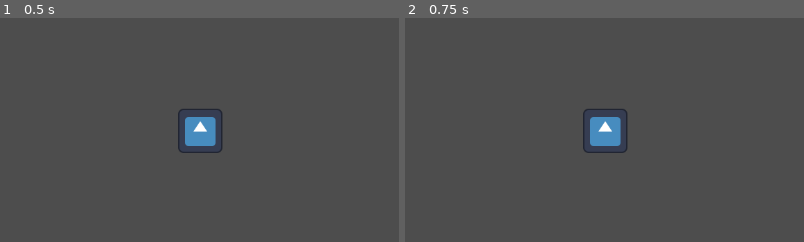
Above: before the commit, frames 1-2 (left to right).
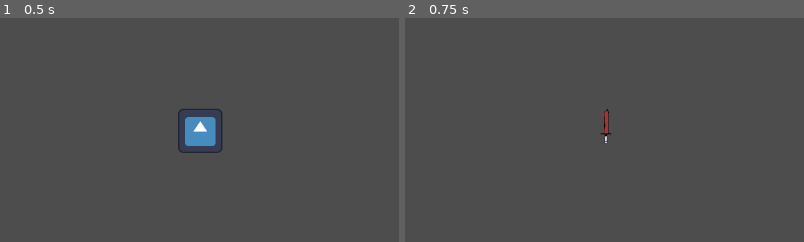
Above: after the commit, the same moments.

Repository: SATTEM/project-X
Game: Godot game, scene res://scenes/game.tscn
Same seed, same stepped clock (60 frames per second), same inputs: the game is played once before the commit and once after it. The engine's default icon, where the game draws it, is replaced by a stand-in: a white triangle on a blue panel in a dark square.
Inputs:
- Up to frame 1 (0.5 s): no input
- Up to frame 2 (0.75 s): tap Enter (ui_accept) at 0.5 s
The pictures show only the part of the screen within x 25-75%, y 2-51%; the shares and areas given below are measured in that part.

Frame 1 is identical in both runs. In frame 2, 1.3% of the frame differs, in the area x 44-56%, y 40-61%.
Error before the commit: Parse Error: Too few arguments for "play_card_on_target()" call. Expected at least 2 but received 1. (res://scripts/managers/battle_manager.gd:20)

Commit message:
chore: merge i1-t3 and i1-t4

Diff:
--- a/scenes/cards/card.tscn
+++ b/scenes/cards/card.tscn
@@ -2,6 +2,5 @@
 
 [ext_resource type="Script" uid="uid://g7v0lbffmnc0" path="res://scripts/cards/card.gd" id="1_d81rb"]
 
-
 [node name="Card" type="Node2D" unique_id=1726885061]
 script = ExtResource("1_d81rb")
--- a/scenes/game.tscn
+++ b/scenes/game.tscn
@@ -5,6 +5,8 @@
 [ext_resource type="Script" uid="uid://bkhjs6impq3th" path="res://scripts/cards/card_resource.gd" id="3_lbhrr"]
 [ext_resource type="PackedScene" uid="uid://c648wudl7a2a4" path="res://scenes/characters/player.tscn" id="4_iywne"]
 [ext_resource type="PackedScene" uid="uid://dvfgaqmdcuuke" path="res://scenes/characters/monster.tscn" id="4_lbhrr"]
+[ext_resource type="Texture2D" uid="uid://bkrbmxfytd6wb" path="res://assets/art/intents/attack.png" id="5_p57ef"]
+[ext_resource type="Texture2D" uid="uid://cyc8b4s7m7hky" path="res://icon.svg" id="6_u5sy4"]
 
 [sub_resource type="Resource" id="Resource_lbhrr"]
 script = ExtResource("3_lbhrr")
@@ -19,6 +21,10 @@
 
 [node name="Monster" parent="." unique_id=25191756 instance=ExtResource("4_lbhrr")]
 position = Vector2(580, 228)
+intent_textures = Dictionary[String, Texture2D]({
+"attack": ExtResource("5_p57ef"),
+"defend": ExtResource("6_u5sy4")
+})
 
 [node name="Player" parent="." unique_id=1281873703 node_paths=PackedStringArray("default_card") instance=ExtResource("4_iywne")]
 default_card = NodePath("../Card")
--- a/scripts/cards/card.gd
+++ b/scripts/cards/card.gd
@@ -37,7 +37,7 @@
 
 
 func play() -> void:
-	played.emit()
+	played.emit(self)
 
 #func clicked():
 	#print("你点击了卡牌。")
--- a/scripts/characters/character.gd
+++ b/scripts/characters/character.gd
@@ -6,8 +6,8 @@
 signal drawing(count: int)
 signal character_died(character: Character)
 signal turn_ended(character: Character)
-signal block_changed(new_block: int)
-signal health_changed(new_health: int)
+signal block_changed(character: Character, new_block: int)
+signal health_changed(character: Character, new_health: int)
 
 var hand: Array[Card] #手牌
 var _health: int = 100 # 幕后生命值变量
@@ -15,7 +15,7 @@
 	get: return _health
 	set(value):
 		_health = min(health_max, max(0, value))
-		health_changed.emit(_health)
+		health_changed.emit(self, _health)
 var health_max: int = 100 # 最大生命值
 var sprite: Sprite2D # 立绘
 var block_max: int = 999 # 最大格挡值
@@ -24,7 +24,7 @@
 	get: return _block
 	set(value):
 		_block = min(block_max, max(0, value))
-		block_changed.emit(_block)
+		block_changed.emit(self, _block)
 
 
 
@@ -63,14 +63,13 @@
 
 
 func take_damage(amount: int) -> void:
-	## 受击扣血：先扣格挡值,格挡值减少0再减少角色血量，若血量低于0则设置为0并发出角色死亡信号
+	## 受击扣血：先扣格挡值,格挡值减少，若为0则再减少角色血量，若血量低于0则设置为0并发出角色死亡信号
 	## effect
 	if block >= amount:
 		block -= amount
 	else:
 		health -= amount - block
 		block = 0
-	health_changed.emit(health)
 	if health <= 0:
 		health = 0
 		character_died.emit(self)
--- a/scripts/characters/monster.gd
+++ b/scripts/characters/monster.gd
@@ -7,7 +7,9 @@
 var intent_value: int = 0
 var energy_slots: Dictionary[GlobalEnums.Element, int] = {GlobalEnums.Element.WATER: 1}
 var energy_slots_max: Dictionary[GlobalEnums.Element, int] = {GlobalEnums.Element.WATER: 2}
+var is_ally: bool = false
 @onready var intent_icon: Sprite2D = $IntentIcon
+@export var intent_textures: Dictionary[String, Texture2D]
 
 
 func init() -> void:
@@ -23,10 +25,8 @@
 	choose_intent(BattleManager.turn_count)
 	intent_changed.emit(intent_type, intent_value)
 	# 根据意图切换意图图标
-	if intent_type == "attack":
-		intent_icon.texture = load("res://assets/art/intents/attack.png")
-	else:
-		intent_icon.texture = load("res://icon.svg")
+	assert(intent_textures.get(intent_type) != null, "No texture for intent type!")
+	intent_icon.texture = intent_textures.get(intent_type)
 	return
 
 
@@ -38,7 +38,7 @@
 
 
 func choose_intent(round_index: int) -> void:
-	## 选择意图，目前按照固定策略循环
+	## 选择意图，目前按照固定策略循环，以后要改成按固定牌组循环
 	if round_index % 2 == 1:
 		intent_type = "attack"
 		intent_value = 6
--- a/scripts/managers/battle_manager.gd
+++ b/scripts/managers/battle_manager.gd
@@ -2,22 +2,22 @@
 ## 战斗管理器脚本
 
 # 通过注册来获取卡牌和角色的引用
-var default_card: Card
 var player: Player
 var turn_queue: Array[Character]
 var active_character: Character = null
 var current_character_index: int = 0
 var battle_over: bool = false
 var turn_count: int = 1
+var can_next_turn: bool = false
 var is_active: bool = false
 
 
-func _on_card_played(card: Card = default_card) -> void:
-	## 结算卡牌实例，这里使用默认卡牌
+func _on_card_played(card: Card) -> void:
+	## 结算卡牌实例
 	# 获取卡牌目标
 	var target: Character = get_card_target()
 	# 对目标使用卡牌
-	card.play_card_on_target(target)
+	card.play_card_on_target(active_character, target)
 	return
 
 
@@ -35,21 +35,26 @@
 	return
 
 
-func _on_character_turn_ended(character: Character) -> void:
-	## 角色回合结束，进入下一个回合
+func _on_character_turn_ended(_character: Character) -> void:
+	## 角色回合结束，标记可以进入下一个回合
 	if battle_over:
 		return
-	current_character_index = (current_character_index + 1) % turn_queue.size()
-	if current_character_index == 0:
-		turn_count += 1
-	print(character.name + "的回合结束")
-
-	start_character_turn(turn_queue[current_character_index])
+	can_next_turn = true
 	return
 
 
+func _process(_delta: float) -> void:
+	## 每一帧检查按帧变化的逻辑标志
+	if can_next_turn:
+		print(active_character.name + "的回合结束")
+		current_character_index = (current_character_index + 1) % turn_queue.size()
+		if current_character_index == 0:
+			turn_count += 1
+		can_next_turn = false
+		start_character_turn(turn_queue[current_character_index])
+
+
 func register_card(card: Card) -> void:
-	default_card = card
 	card.played.connect(_on_card_played)
 	print("Registered: " + card.card_name)
 	return
@@ -107,7 +112,18 @@
 
 
 func get_card_target() -> Character:
-	return player
+	## 选择卡牌打击对象
+	## 敌人打击玩家，玩家和随从打击敌人
+	if active_character is Player:
+		# 这里简单用玩家自己代替
+		return player
+	else:
+		if active_character.is_ally:
+			# 随从
+			return player
+		else:
+			# 敌人
+			return player
 
 
 func end_game() -> void:
--- a/scripts/utils/global_enums.gd
+++ b/scripts/utils/global_enums.gd
@@ -2,7 +2,7 @@
 extends Node
 ## 全局枚举
 
-# 元素类型
+## 元素类型
 enum Element {
 	UNKNOW,
 	FIRE,
